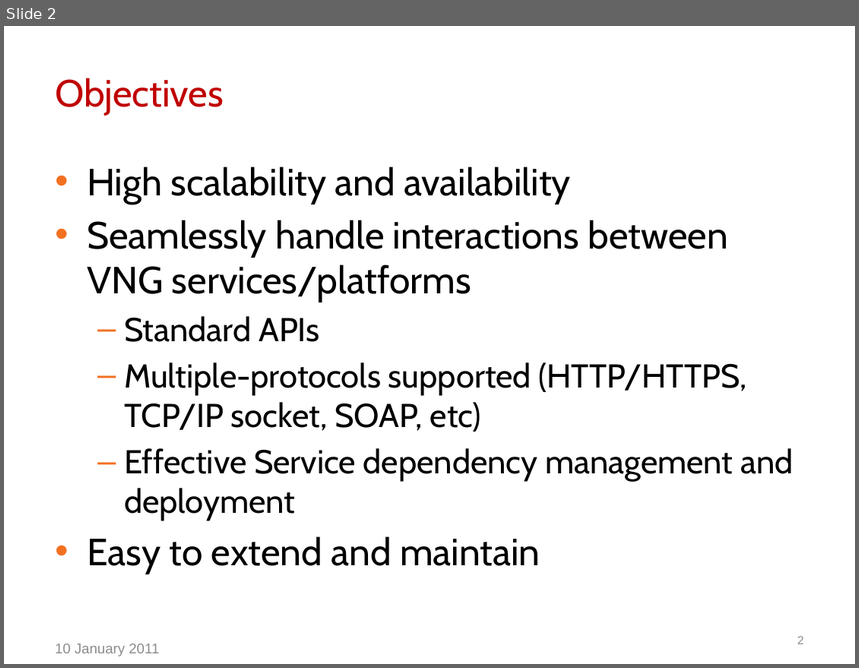
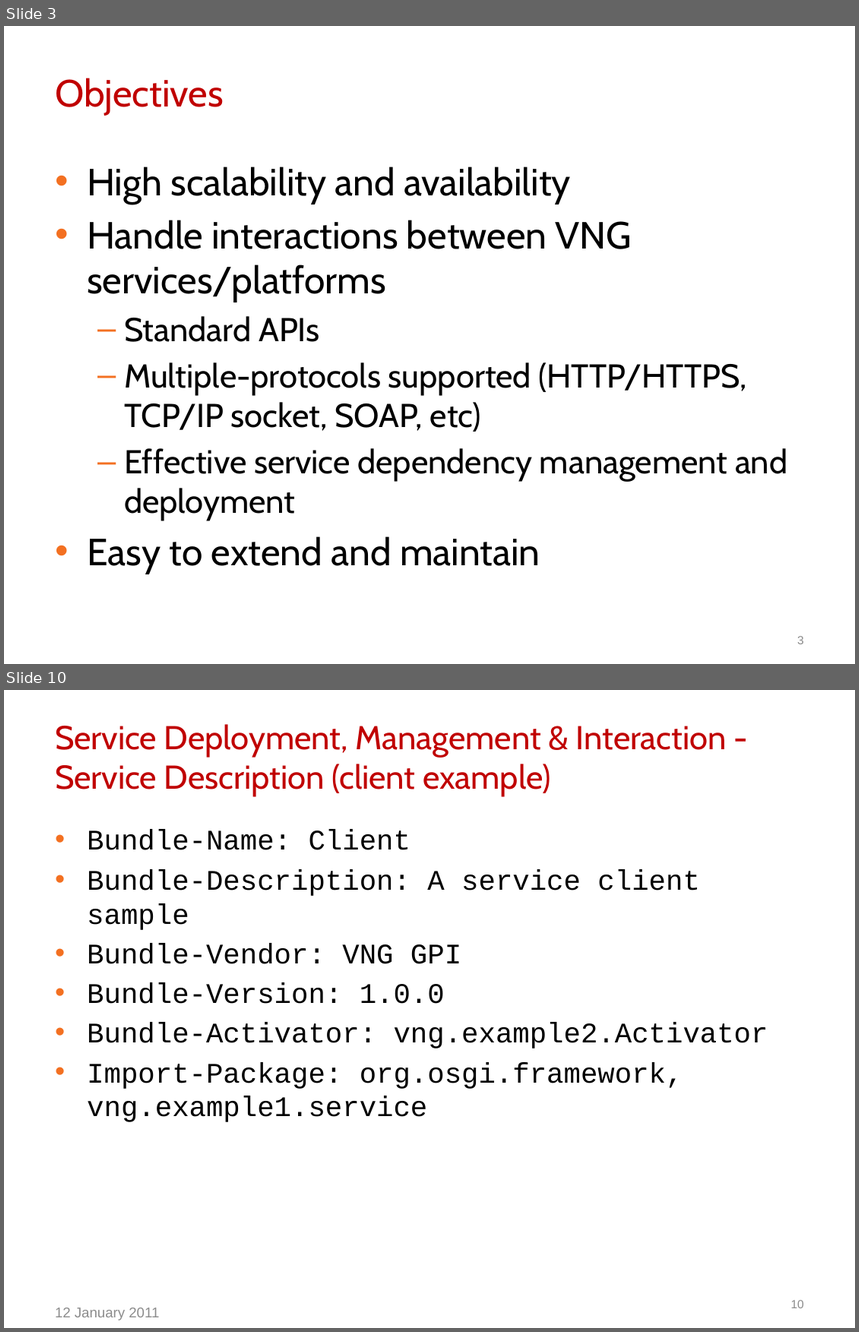
Before and after one commit to btnguyen2k/btnguyen2k-personal, a slide deck: vng-ip/NewIP/docs/Design/NewIP.pptx. Shown one above the other, each under a label of ours: slide 2 before the commit, slides 3 and 10 after it; the slides between them are not shown. The pictures are 859x668 and 859x1332 pixels, drawn with LibreOffice and Linux fonts; fonts in the diff are those of the drawing; background and template pictures are left out. Boxes give left, top, right and bottom in pixels: in the first picture for what was removed or moved away, otherwise in the second. Text is boxed around its words. In the diff, an @@ line names an element or a change of style, - is before the commit and + after.

```diff
--- a/vng-ip/NewIP/docs/Design/NewIP.pptx
+++ b/vng-ip/NewIP/docs/Design/NewIP.pptx
@@ slide 10 added at box(4, 690, 855, 1328), background picture (left out) @@
@@ title added at box(55, 724, 727, 796), 28 pt, text #C00000 @@
+Service Deployment, Management & Interaction - Service Description (client example)
@@ text added at box(87, 830, 769, 1122), 24 pt, text #000000 @@
+• Bundle-Name: Client
+• Bundle-Description: A service client sample
+• Bundle-Vendor: VNG GPI
+• Bundle-Version: 1.0.0
+• Bundle-Activator: vng.example2.Activator
+• Import-Package: org.osgi.framework, vng.example1.service
@@ page number added at box(791, 1300, 804, 1309), 10 pt, text #8C8C8C @@
+10
@@ text added at box(55, 1308, 159, 1321), 12 pt, text #8C8C8C @@
+12 January 2011
@@ what was slide 2 is now slide 3 @@
@@ slide 3 changed as well @@
@@ text at box(87, 220, 633, 302): text changed @@
-• Seamlessly handle interactions between VNG services/platforms
+• Handle interactions between VNG services/platforms
@@ text at box(124, 449, 788, 522): text changed @@
-  – Effective Service dependency management and deployment
+  – Effective service dependency management and deployment
@@ page number at box(797, 636, 804, 645): text changed @@
-2
+3
@@ text removed at box(55, 644, 159, 657) @@
-10 January 2011
```
Also in this commit, not shown: 1 other slide changed, 10 other slides added, 3 other files.
